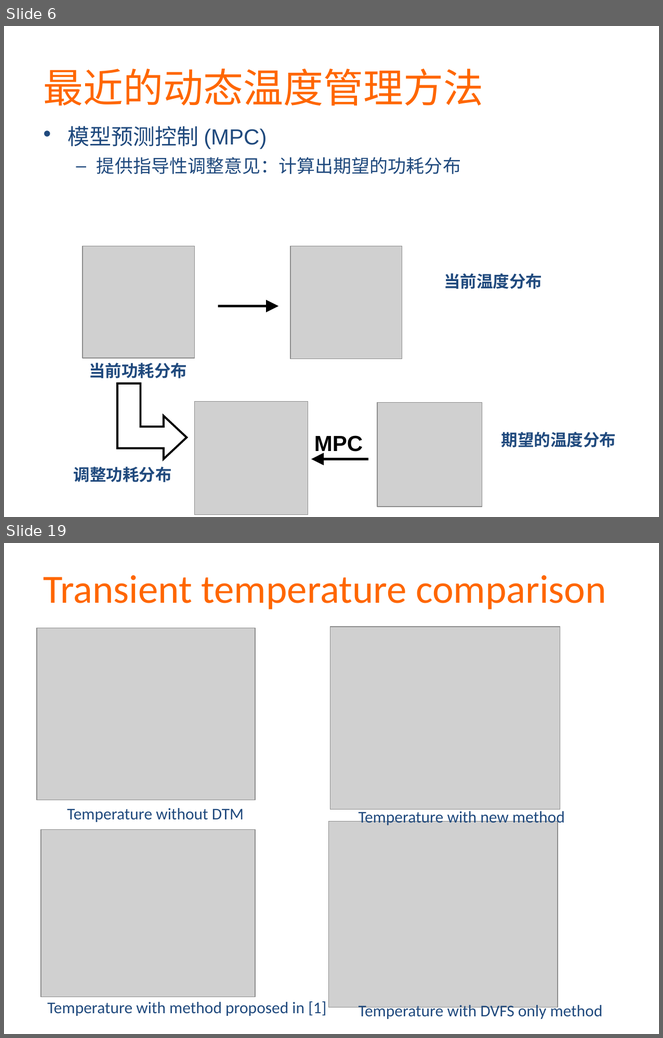
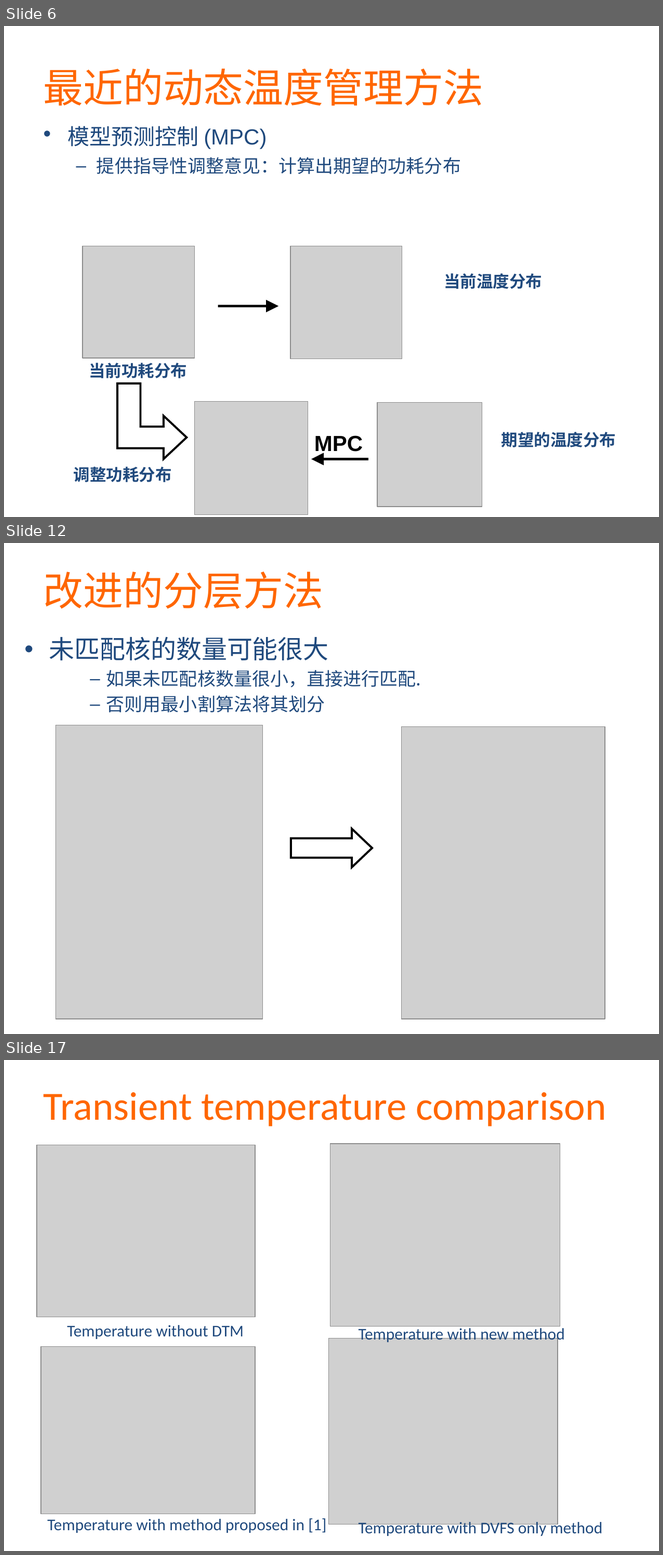
Before and after one commit to martian9/xin-yuan-houqin, a slide deck: ppt/majian.pptx. Shown one above the other, each under a label of ours: slides 6 and 19 before the commit, slides 6, 12 and 17 after it; the slides between them are not shown. The pictures are 663x1038 and 663x1555 pixels, drawn with LibreOffice and Linux fonts; fonts in the diff are those of the drawing; grey boxes stand for pictures. Boxes give left, top, right and bottom in pixels: in the first picture for what was removed or moved away, otherwise in the second. Text is boxed around its words. In the diff, an @@ line names an element or a change of style, - is before the commit and + after.

```diff
--- a/ppt/majian.pptx
+++ b/ppt/majian.pptx
@@ slide 12 added at (4, 543, 659, 1034), background #FFFFFF @@
@@ text added at (43, 572, 323, 609), 44 pt, text #FF6600 @@
+改进的分层方法
@@ text added at (49, 637, 422, 713), 20 pt, text #1F497D @@
+  • 未匹配核的数量可能很大
+    – 如果未匹配核数量很小，直接进行匹配.
+    – 否则用最小割算法将其划分
@@ picture added at (56, 725, 263, 1019) @@
@@ picture added at (402, 727, 606, 1019) @@
@@ right arrow added at (291, 828, 372, 867), fill #FFFFFF, outline #000000 2.25 pt @@
@@ what was slide 19 is now slide 17 @@
```
Also in this commit, not shown: 6 slides changed, 5 other slides added, 8 slides removed.
